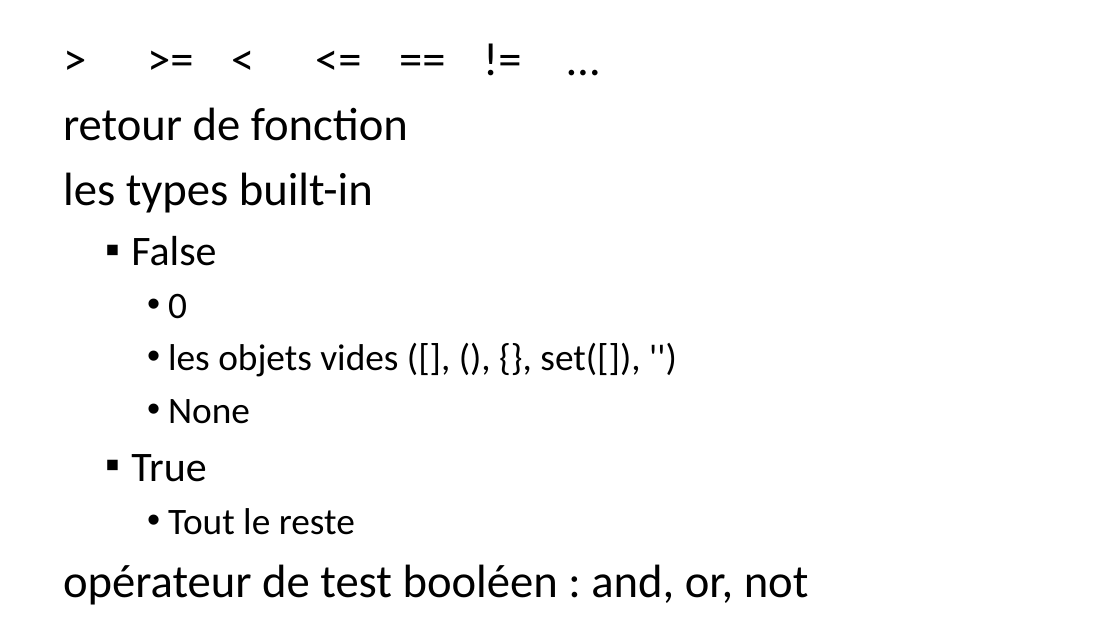
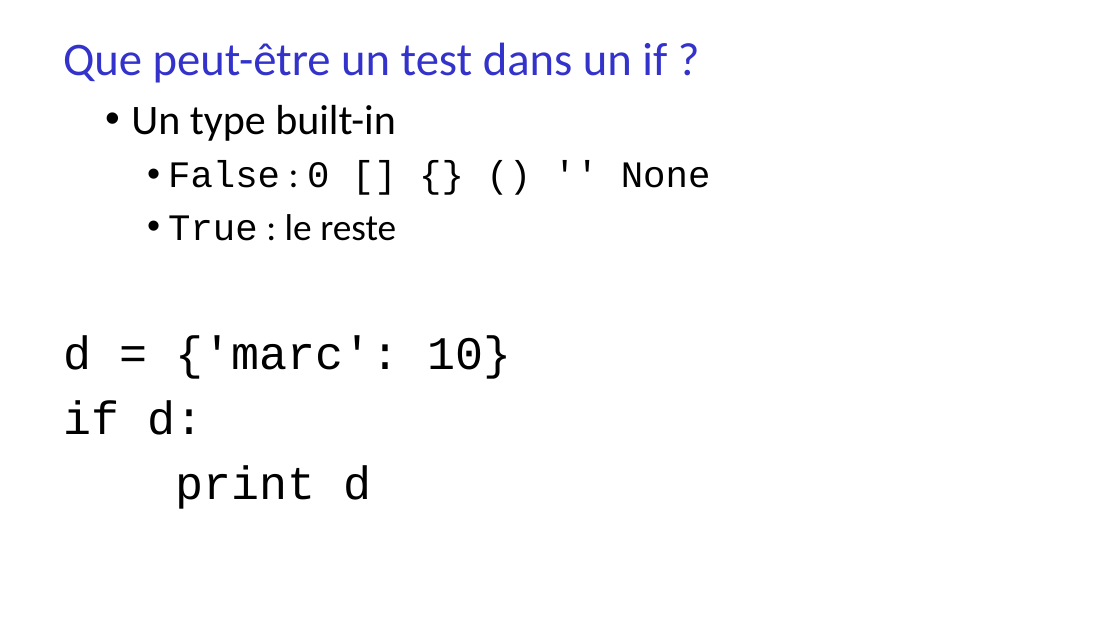
Before and after one commit to parmentelat/flotpython-archive, a slide deck: slide 4 of semaine3/CO12AL-W3-VIDEO07-SLIDE01.pptx (slide 2 before the commit). Drawn at 1120x630 pixels with LibreOffice and Linux fonts; fonts in the diff are those of the drawing. Boxes give left, top, right and bottom in pixels: in the first picture for what was removed or moved away, otherwise in the second. Text is boxed around its words. In the diff, an @@ line names an element or a change of style, - is before the commit and + after.

```diff
--- a/semaine3/CO12AL-W3-VIDEO07-SLIDE01.pptx
+++ b/semaine3/CO12AL-W3-VIDEO07-SLIDE01.pptx
@@ text at box(63, 42, 711, 509): text changed @@
-> >= < <= == != …
-retour de fonction
-les types built-in
-  ▪ False
-    • 0
-    • les objets vides ([], (), {}, set([]), '')
-    • None
-  ▪ True
-    • Tout le reste
-opérateur de test booléen : and, or, not
+Que peut-être un test dans un if ?
+  • Un type built-in
+    • False : 0 [] {} () '' None
+    • True : le reste
+d = {'marc': 10}
+if d:
+print d
```
Also in this commit, not shown: 1 other slide changed, 4 slides added, 2 slides removed, 3 other files.
